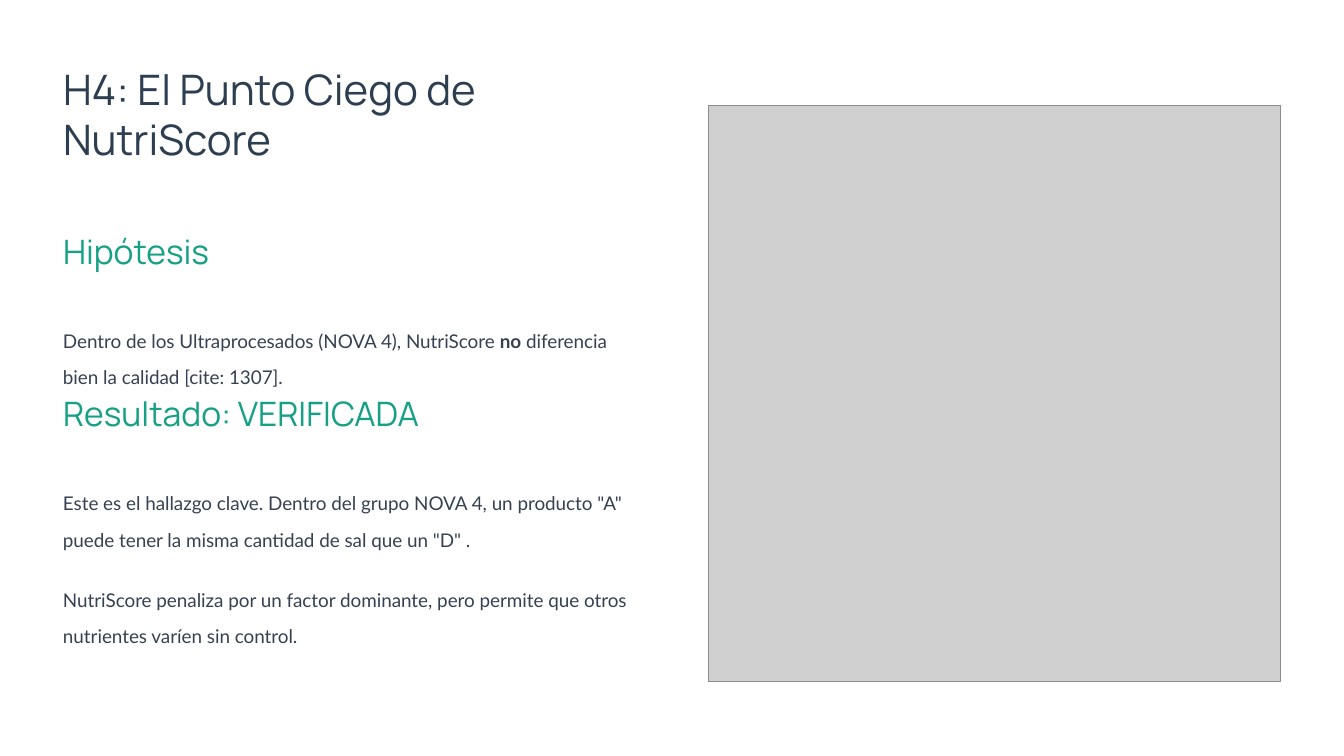
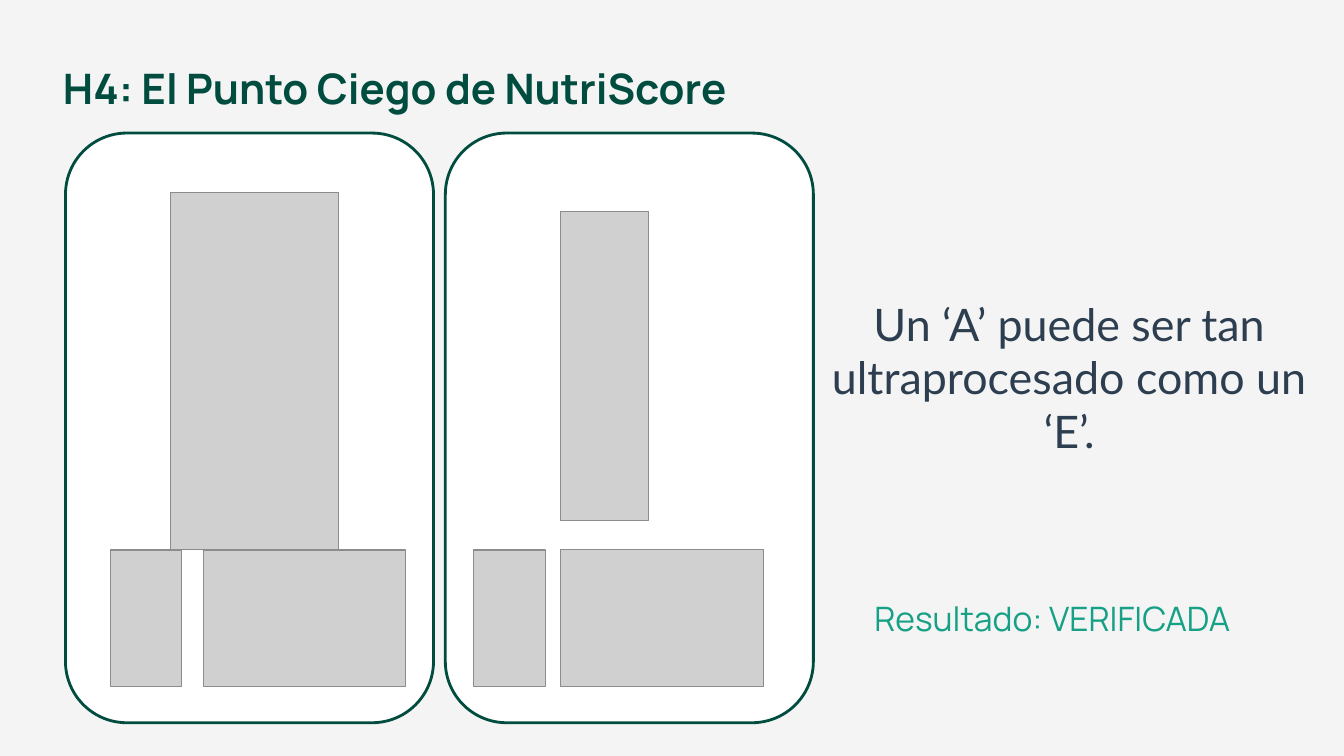
Before and after one commit to SergioMartinezRico/EDA_Nutriscore_NOVA, a slide deck: slide 14 of Análisis NutriScore vs NOVA.pptx (slide 13 before the commit). Drawn at 1344x756 pixels with LibreOffice and Linux fonts; fonts in the diff are those of the drawing; grey boxes stand for pictures. Boxes give left, top, right and bottom in pixels: in the first picture for what was removed or moved away, otherwise in the second. Text is boxed around its words. In the diff, an @@ line names an element or a change of style, - is before the commit and + after.

```diff
--- a/Análisis NutriScore vs NOVA.pptx
+++ b/Análisis NutriScore vs NOVA.pptx
@@ background #FFFFFF to #F4F4F4 @@
@@ text "H4: El Punto Ciego de ..." at box(63, 73, 727, 115): text colour #2C3E50 to #004D40, bold on @@
@@ picture removed at box(709, 106, 1281, 682) @@
@@ rounded rectangle added at box(446, 133, 814, 723), fill #FFFFFF, outline #004D40 2 pt @@
@@ text removed at box(63, 237, 209, 272) @@
-Hipótesis
@@ picture added at box(561, 211, 648, 520) @@
@@ text added at box(832, 307, 1306, 449), 32 pt, text #2C3E50 @@
+Un ‘A’ puede ser tan ultraprocesado como un ‘E’.
@@ text removed at box(63, 333, 607, 387) @@
-Dentro de los Ultraprocesados (NOVA 4), NutriScore no diferencia bien la calidad [cite: 1307].
@@ text removed at box(63, 496, 622, 551) @@
-Este es el hallazgo clave. Dentro del grupo NOVA 4, un producto "A" puede tener la misma cantidad de sal que un "D" .
@@ group added at box(66, 133, 434, 723): 3 pictures, 1 rounded rectangle @@
@@ picture added at box(474, 551, 545, 687) @@
@@ picture added at box(561, 549, 764, 687) @@
@@ text removed at box(63, 593, 627, 643) @@
-NutriScore penaliza por un factor dominante, pero permite que otros nutrientes varíen sin control.
@@ text "Resultado: VERIFICADA": place and size @@
-text "Resultado: VERIFICADA" at box(63, 401, 419, 427)
+text "Resultado: VERIFICADA" at box(874, 606, 1230, 632)
```
Also in this commit, not shown: 14 other slides changed, 3 slides added, 3 slides removed.
